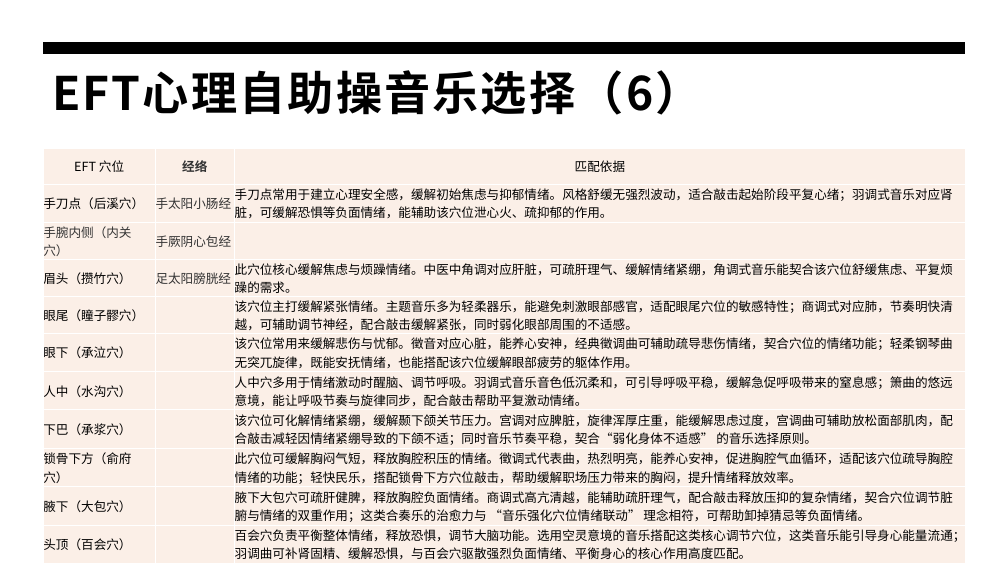
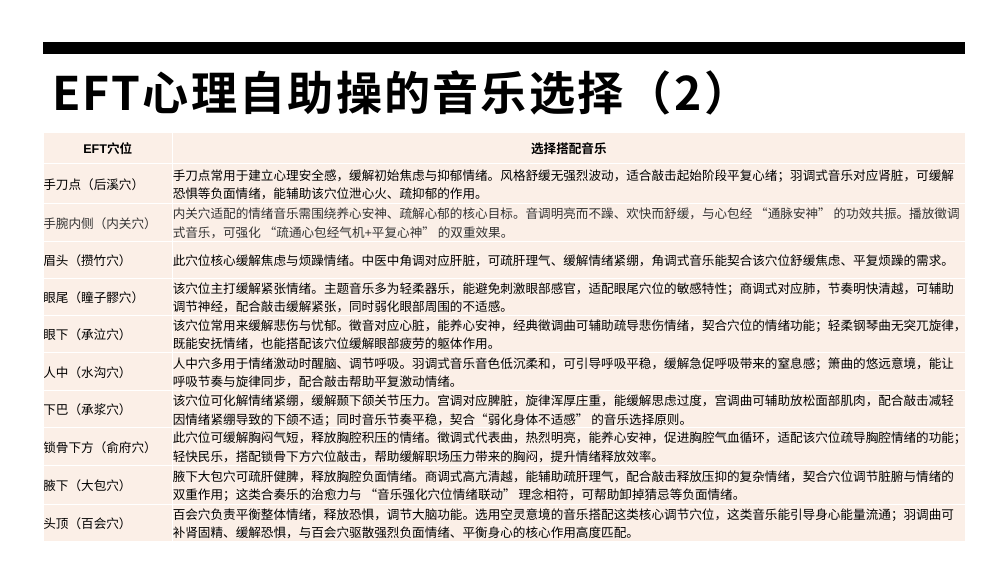
Before and after one commit to panxibei/writing, a slide deck: slide 30 of 44_心理学/28_浥尘伙伴社团原创：音乐治疗/PPT/浥尘伙伴社团原创：情绪释放疗法（EFT）心理训练.pptx (slide 29 before the commit). Drawn at 1008x567 pixels with LibreOffice and Linux fonts; fonts in the diff are those of the drawing. Boxes give left, top, right and bottom in pixels: in the first picture for what was removed or moved away, otherwise in the second. Text is boxed around its words. In the diff, an @@ line names an element or a change of style, - is before the commit and + after.

```diff
--- a/44_心理学/28_浥尘伙伴社团原创：音乐治疗/PPT/浥尘伙伴社团原创：情绪释放疗法（EFT）心理训练.pptx
+++ b/44_心理学/28_浥尘伙伴社团原创：音乐治疗/PPT/浥尘伙伴社团原创：情绪释放疗法（EFT）心理训练.pptx
@@ title at bbox=[52, 70, 750, 115]: text changed @@
-EFT心理自助操音乐选择（6）
+EFT心理自助操的音乐选择（2）
@@ table at bbox=[43, 132, 966, 542] @@
-column 1: EFT 穴位 | 手刀点（后溪穴） | 手腕内侧（内关穴） | 眉头（攒竹穴） | 眼尾（瞳子髎穴） | 眼下（承泣穴） | 人中（水沟穴） | 下巴（承浆穴） | 锁骨下方（俞府穴） | 腋下（大包穴） | 头顶（百会穴）
-column 2: 经络 | 手太阳小肠经 | 手厥阴心包经 | 足太阳膀胱经 |  |  |  |  |  |  | 
-column 3: 匹配依据 | 手刀点常用于建立心理安全感，缓解初始焦虑与抑郁情绪。风格舒缓无强烈波动，适合敲击起始阶段平复心绪；羽调式音乐对应肾脏，可缓解恐惧等负面情绪，能辅助该穴位泄心火、疏抑郁的作用。 |  | 此穴位核心缓解焦虑与烦躁情绪。中医中角调对应肝脏，可疏肝理气、缓解情绪紧绷，角调式音乐能契合该穴位舒缓焦虑、平复烦躁的需求。 | 该穴位主打缓解紧张情绪。主题音乐多为轻柔器乐，能避免刺激眼部感官，适配眼尾穴位的敏感特性；商调式对应肺，节奏明快清越，可辅助调节神经，配合敲击缓解紧张，同时弱化眼部周围的不适感。 | 该穴位常用来缓解悲伤与忧郁。徵音对应心脏，能养心安神，经典徵调曲可辅助疏导悲伤情绪，契合穴位的情绪功能；轻柔钢琴曲无突兀旋律，既能安抚情绪，也能搭配该穴位缓解眼部疲劳的躯体作用。 | 人中穴多用于情绪激动时醒脑、调节呼吸。羽调式音乐音色低沉柔和，可引导呼吸平稳，缓解急促呼吸带来的窒息感；箫曲的悠远意境，能让呼吸节奏与旋律同步，配合敲击帮助平复激动情绪。 | 该穴位可化解情绪紧绷，缓解颞下颌关节压力。宫调对应脾脏，旋律浑厚庄重，能缓解思虑过度，宫调曲可辅助放松面部肌肉，配合敲击减轻因情绪紧绷导致的下颌不适；同时音乐节奏平稳，契合“弱化身体不适感” 的音乐选择原则。 | 此穴位可缓解胸闷气短，释放胸腔积压的情绪。徵调式代表曲，热烈明亮，能养心安神，促进胸腔气血循环，适配该穴位疏导胸腔情绪的功能；轻快民乐，搭配锁骨下方穴位敲击，帮助缓解职场压力带来的胸闷，提升情绪释放效率。 | 腋下大包穴可疏肝健脾，释放胸腔负面情绪。商调式高亢清越，能辅助疏肝理气，配合敲击释放压抑的复杂情绪，契合穴位调节脏腑与情绪的双重作用；这类合奏乐的治愈力与 “音乐强化穴位情绪联动” 理念相符，可帮助卸掉猜忌等负面情绪。 | 百会穴负责平衡整体情绪，释放恐惧，调节大脑功能。选用空灵意境的音乐搭配这类核心调节穴位，这类音乐能引导身心能量流通；羽调曲可补肾固精、缓解恐惧，与百会穴驱散强烈负面情绪、平衡身心的核心作用高度匹配。
+column 1: EFT穴位 | 手刀点（后溪穴） | 手腕内侧（内关穴） | 眉头（攒竹穴） | 眼尾（瞳子髎穴） | 眼下（承泣穴） | 人中（水沟穴） | 下巴（承浆穴） | 锁骨下方（俞府穴） | 腋下（大包穴） | 头顶（百会穴）
+column 2: 选择搭配音乐 | 手刀点常用于建立心理安全感，缓解初始焦虑与抑郁情绪。风格舒缓无强烈波动，适合敲击起始阶段平复心绪；羽调式音乐对应肾脏，可缓解恐惧等负面情绪，能辅助该穴位泄心火、疏抑郁的作用。 | 内关穴适配的情绪音乐需围绕养心安神、疏解心郁的核心目标。音调明亮而不躁、欢快而舒缓，与心包经 “通脉安神” 的功效共振。播放徵调式音乐，可强化 “疏通心包经气机+平复心神” 的双重效果。 | 此穴位核心缓解焦虑与烦躁情绪。中医中角调对应肝脏，可疏肝理气、缓解情绪紧绷，角调式音乐能契合该穴位舒缓焦虑、平复烦躁的需求。 | 该穴位主打缓解紧张情绪。主题音乐多为轻柔器乐，能避免刺激眼部感官，适配眼尾穴位的敏感特性；商调式对应肺，节奏明快清越，可辅助调节神经，配合敲击缓解紧张，同时弱化眼部周围的不适感。 | 该穴位常用来缓解悲伤与忧郁。徵音对应心脏，能养心安神，经典徵调曲可辅助疏导悲伤情绪，契合穴位的情绪功能；轻柔钢琴曲无突兀旋律，既能安抚情绪，也能搭配该穴位缓解眼部疲劳的躯体作用。 | 人中穴多用于情绪激动时醒脑、调节呼吸。羽调式音乐音色低沉柔和，可引导呼吸平稳，缓解急促呼吸带来的窒息感；箫曲的悠远意境，能让呼吸节奏与旋律同步，配合敲击帮助平复激动情绪。 | 该穴位可化解情绪紧绷，缓解颞下颌关节压力。宫调对应脾脏，旋律浑厚庄重，能缓解思虑过度，宫调曲可辅助放松面部肌肉，配合敲击减轻因情绪紧绷导致的下颌不适；同时音乐节奏平稳，契合“弱化身体不适感” 的音乐选择原则。 | 此穴位可缓解胸闷气短，释放胸腔积压的情绪。徵调式代表曲，热烈明亮，能养心安神，促进胸腔气血循环，适配该穴位疏导胸腔情绪的功能；轻快民乐，搭配锁骨下方穴位敲击，帮助缓解职场压力带来的胸闷，提升情绪释放效率。 | 腋下大包穴可疏肝健脾，释放胸腔负面情绪。商调式高亢清越，能辅助疏肝理气，配合敲击释放压抑的复杂情绪，契合穴位调节脏腑与情绪的双重作用；这类合奏乐的治愈力与 “音乐强化穴位情绪联动” 理念相符，可帮助卸掉猜忌等负面情绪。 | 百会穴负责平衡整体情绪，释放恐惧，调节大脑功能。选用空灵意境的音乐搭配这类核心调节穴位，这类音乐能引导身心能量流通；羽调曲可补肾固精、缓解恐惧，与百会穴驱散强烈负面情绪、平衡身心的核心作用高度匹配。
@@ table: place and size @@
-table at bbox=[43, 148, 966, 563]
+table at bbox=[43, 132, 966, 542]
```
Also in this commit, not shown: 23 other slides changed, 2 slides added.
